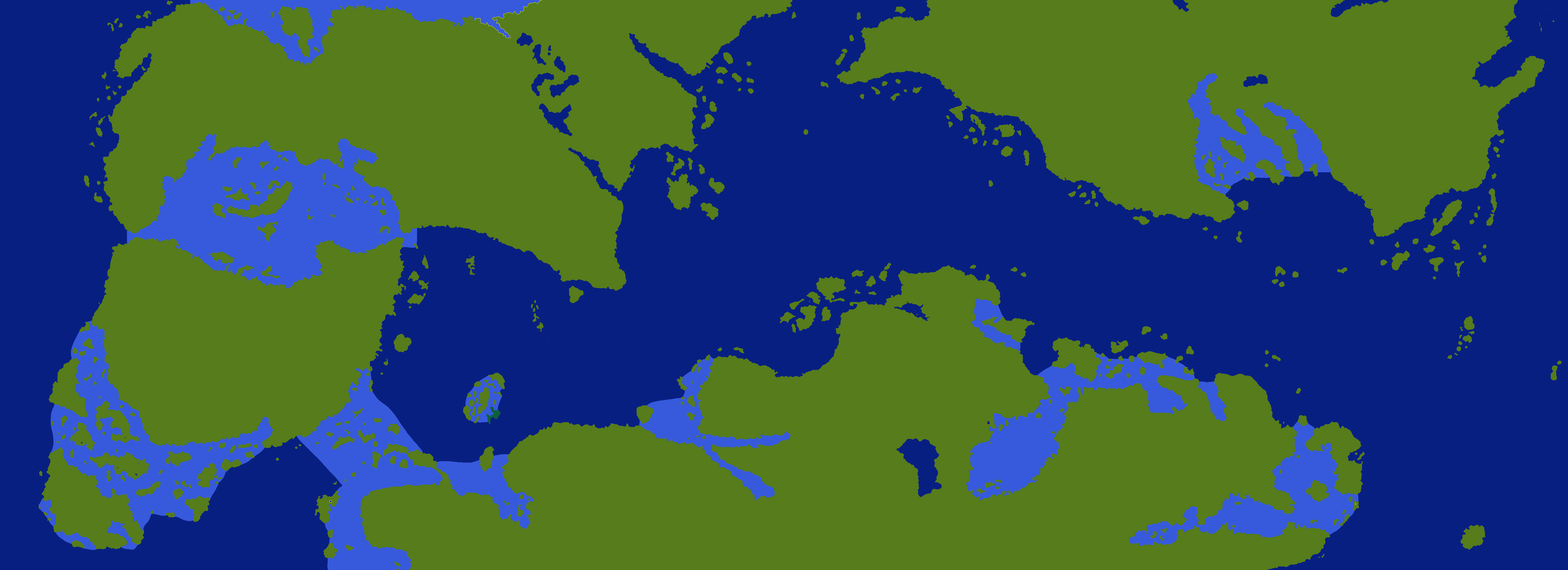
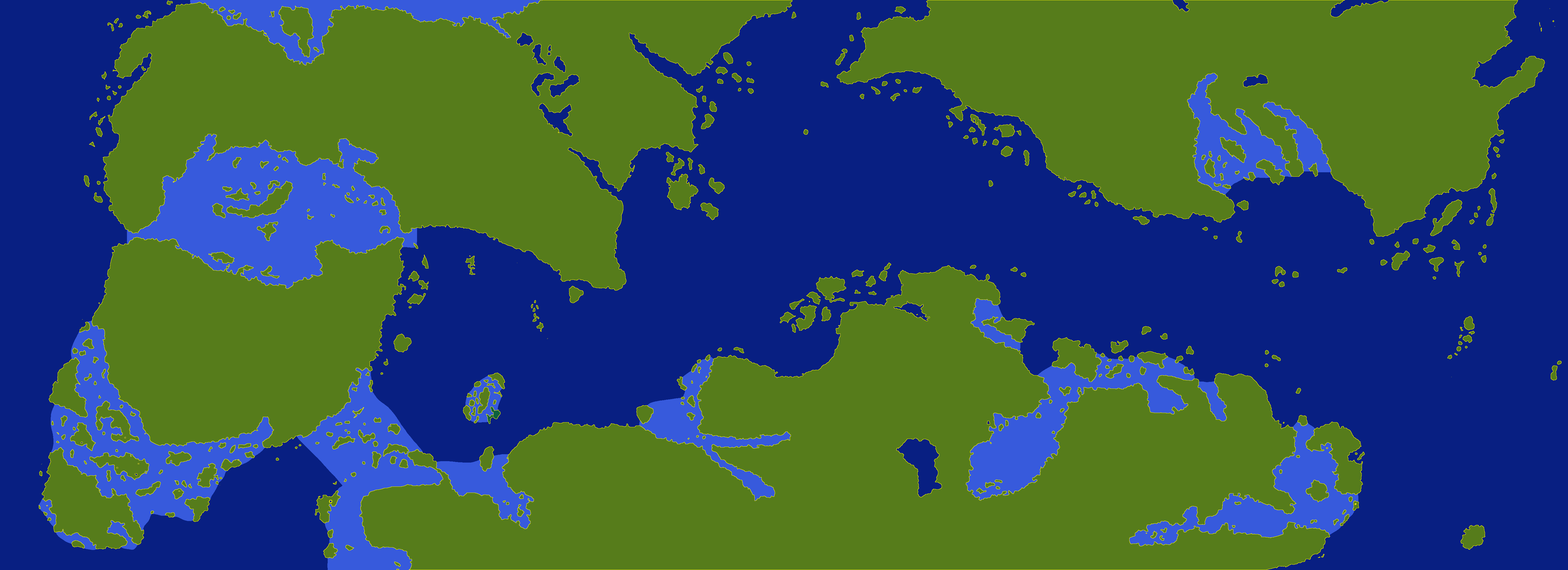
Comparing the layer stacks of the two 1568 x 570 images. Changes:
painted on "Base" over [38, 0, 1562, 570]
